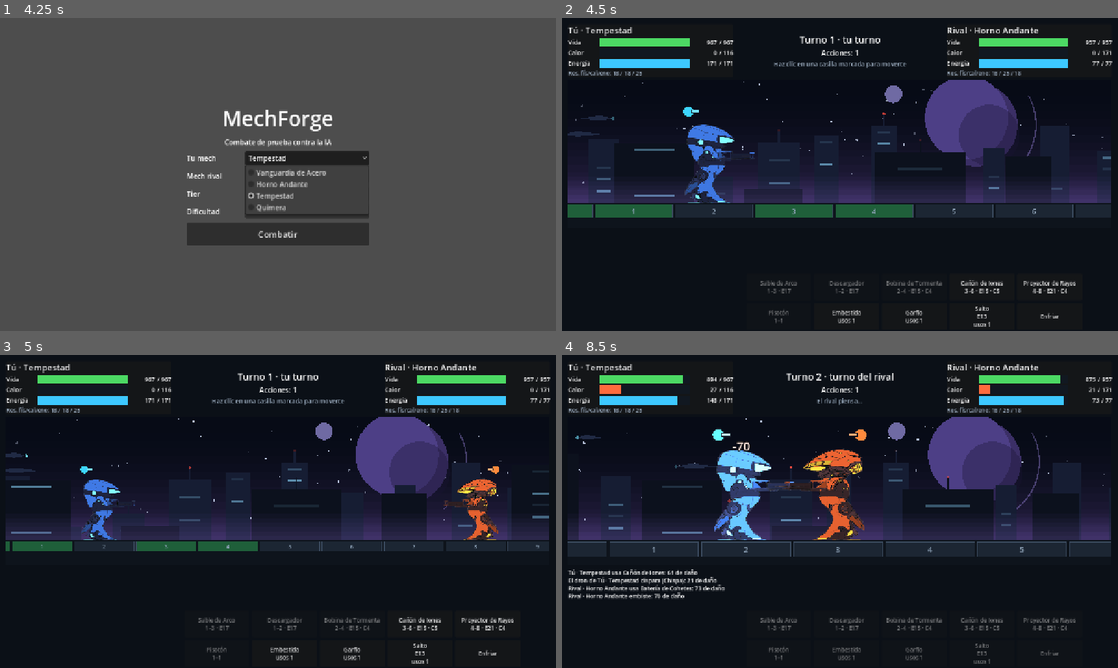
Above: before the commit, frames 1-4 (two rows, left to right).
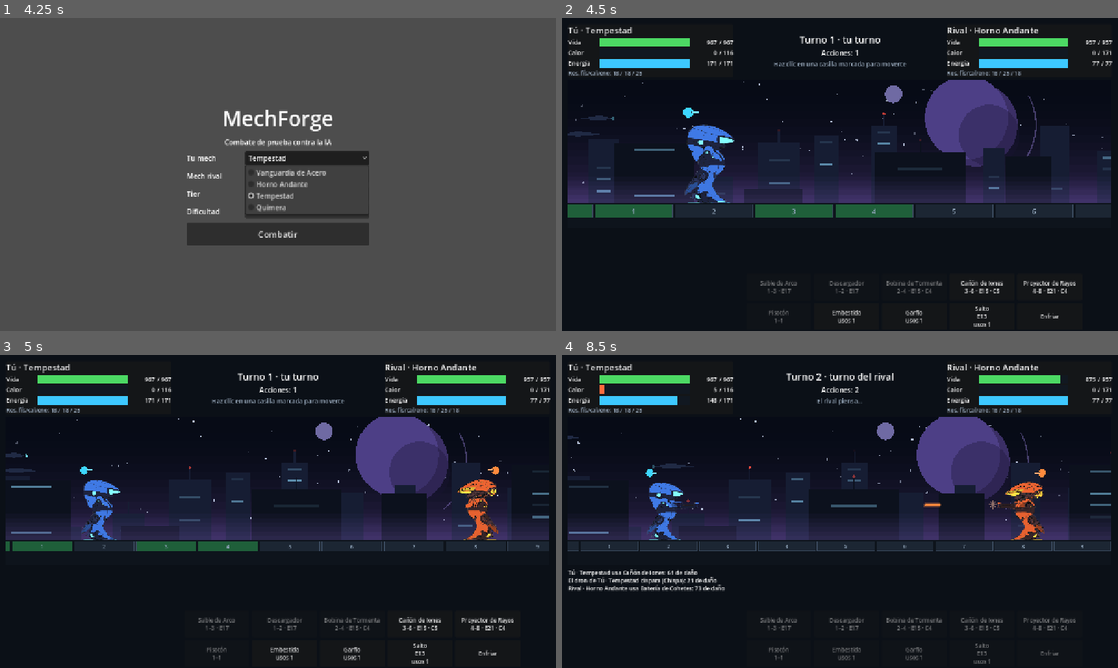
Above: after the commit, the same moments.

Repository: christianescamilla15-cell/mechforge
Game: Godot game, scene res://scenes/main.tscn
Same seed, same stepped clock (60 frames per second), same inputs: the game is played once before the commit and once after it.
Inputs (mouse positions are in pixels of both pictures, inside the frame that each line leads up to):
- Up to frame 1 (4.25 s): click "Normal" at 0.5 s; click "Normal" at 1.25 s; click "Vanguardia de Acero" at 2 s; click "Avanzada" at 2.75 s; click "Tempestad" at 3.5 s
- Up to frame 2 (4.5 s): click "Combatir" at 4.25 s
- Up to frame 3 (5 s): no input
- Up to frame 4 (8.5 s): click "Cañón de Iones 3–6 · E15 · C5" at 5 s; tap Enter at 5.75 s; drag from (840, 492) to (895, 442) at 5.77 s; drag from (728, 527) to (812, 574) at 6.52 s; move the mouse to (895, 442) at 7.27 s; tap Ctrl at 7.35 s; click (895, 442) at 7.42 s; drag from (812, 574) to (673, 464) at 8.02 s

Frame 1 is identical in both runs. In frame 2, 0.2% of the frame differs, in the area x 21-35%, y 28-46%; in frame 3, 0.4%; in frame 4, 12%, in the area x 1-99%, y 6-78%.

Commit message:
feat: first combat animations and a clip recorder for review
Animations (GDD 12.2), all driven by the engine's event replay:
- the chest cannon stays inside the torso and deploys the first time a
  ranged weapon is used in a battle; it recoils on every shot
- muzzle flash, a travelling projectile in the element's color, sparks
  on impact and a camera shake scaled by the damage
- idle breathing, a bounce while moving, a hovering drone
- a shut-down mech slumps forward; a destroyed one explodes and falls
- the bonus ship flies over the arena and the crate drops onto its cell

tools/clip.ps1 records a real automated battle with Godot's movie mode
and tools/art/movie_to_gif.py turns the arena area into a short GIF, so
each animation group can be shown to the user before it is accepted.

Checked on a recorded battle (frames reviewed); 137 tests passing.

Co-Authored-By: Claude Fable 5.2 <noreply@anthropic.com>

Diff:
--- a/scenes/battle/arena_view.gd
+++ b/scenes/battle/arena_view.gd
@@ -50,12 +50,18 @@
 ## Capa del mundo: suelo, mechs y textos. La camara la mueve y la escala.
 var _world := Node2D.new()
 var _floor := Node2D.new()
+## Proyectiles, fogonazos y demas efectos, por delante de los mechs.
+var _fx := Node2D.new()
 ## Avisos que van por encima del mundo y no se mueven con la camara.
 var _overlay := Node2D.new()
 ## Punto del mundo que queda en el centro de la vista; negativo = sin fijar.
 var _camera_x := -1.0
 var _zoom := 1.0
 var _time := 0.0
+## Fuerza de la sacudida de camara en curso.
+var _shake := 0.0
+## Caida de la bonificacion desde la nave: 0 arriba, 1 en el suelo.
+var _drop_fall := 1.0
 
 
 func _ready() -> void:
@@ -70,6 +76,7 @@
 		var view := MechView.new()
 		_world.add_child(view)
 		mechs.append(view)
+	_world.add_child(_fx)
 	mouse_exited.connect(_on_mouse_exited)
 
 
@@ -78,6 +85,8 @@
 	_follow(delta)
 	queue_redraw()
 	_overlay.queue_redraw()
+	if _drop_fall < 1.0:
+		_floor.queue_redraw()
 
 
 func world_width() -> float:
@@ -134,6 +143,124 @@
 func _on_float_done(label: Label, cell: int) -> void:
 	label.queue_free()
 	_floating[cell] = maxi(0, _floating.get(cell, 1) - 1)
+
+
+# --- Efectos (coordenadas del mundo) ---------------------------------------------
+
+
+## Disparo completo de un mech a otro: despliega el arma si hace falta,
+## retroceso, fogonazo, proyectil y chispas al llegar.
+func fire_between(actor: int, target: int, color: Color, seconds: float, from_drone: bool) -> void:
+	var shooter := mechs[actor]
+	if not from_drone:
+		var deploying := shooter.deploy(seconds * 0.9)
+		if deploying != null:
+			await deploying.finished
+		shooter.fire(seconds * 0.6)
+	var from := shooter.muzzle_point(from_drone)
+	var to := mechs[target].hit_point()
+	flash(from, color, 30.0, seconds * 0.4)
+	var travel := clampf(from.distance_to(to) / 2400.0, 0.07, 0.4) * clampf(seconds * 2.5, 0.2, 1.0)
+	await shoot(from, to, color, travel).finished
+	sparks(to, color, seconds * 0.6)
+
+
+## Proyectil luminoso que viaja de un punto a otro.
+func shoot(from: Vector2, to: Vector2, color: Color, seconds: float) -> Tween:
+	var bolt := Node2D.new()
+	var direction := (to - from).normalized()
+	for layer: Array in [[16.0, 0.3], [7.0, 1.0]]:
+		var line := Line2D.new()
+		line.width = layer[0]
+		line.default_color = Color(color.r, color.g, color.b, layer[1])
+		line.begin_cap_mode = Line2D.LINE_CAP_ROUND
+		line.end_cap_mode = Line2D.LINE_CAP_ROUND
+		line.points = PackedVector2Array([Vector2.ZERO, -direction * 54.0])
+		bolt.add_child(line)
+	bolt.position = from
+	_fx.add_child(bolt)
+	var tween := create_tween()
+	tween.tween_property(bolt, "position", to, seconds)
+	tween.tween_callback(bolt.queue_free)
+	return tween
+
+
+## Fogonazo: una estrella que se encoge y se apaga.
+func flash(at: Vector2, color: Color, radius: float, seconds: float) -> void:
+	var star := Polygon2D.new()
+	var points := PackedVector2Array()
+	for i in 16:
+		var reach := radius if i % 2 == 0 else radius * 0.42
+		points.append(Vector2.from_angle(TAU * i / 16.0) * reach)
+	star.polygon = points
+	star.color = color.lightened(0.5)
+	star.position = at
+	_fx.add_child(star)
+	var tween := create_tween()
+	tween.tween_property(star, "scale", Vector2(0.2, 0.2), seconds)
+	tween.parallel().tween_property(star, "modulate:a", 0.0, seconds)
+	tween.tween_callback(star.queue_free)
+
+
+## Chispas que saltan del punto de impacto.
+func sparks(at: Vector2, color: Color, seconds: float) -> void:
+	for i in 9:
+		var ray := Line2D.new()
+		ray.width = 3.0
+		ray.default_color = color.lightened(0.4)
+		var direction := Vector2.from_angle(TAU * (i + _noise(i, _time)) / 9.0)
+		ray.points = PackedVector2Array([direction * 8.0, direction * 22.0])
+		ray.position = at
+		_fx.add_child(ray)
+		var tween := create_tween()
+		tween.tween_property(
+			ray, "position", at + direction * (36.0 + 30.0 * _noise(i, 9.0)), seconds
+		)
+		tween.parallel().tween_property(ray, "modulate:a", 0.0, seconds)
+		tween.tween_callback(ray.queue_free)
+
+
+## Explosion: varios fogonazos escalonados y una sacudida fuerte.
+func explode(at: Vector2, seconds: float) -> void:
+	shake(14.0)
+	var colors := [Color("ffd27a"), Color("ff8a3d"), Color("fff3d6"), Color("ff5a3d")]
+	for i in colors.size():
+		var offset := Vector2(_noise(i, 21.0) - 0.5, _noise(i, 22.0) - 0.5) * 120.0
+		var delay := create_tween()
+		delay.tween_interval(seconds * 0.18 * i)
+		delay.tween_callback(flash.bind(at + offset, colors[i], 70.0 + 20.0 * i, seconds * 0.5))
+		delay.tween_callback(sparks.bind(at + offset, colors[i], seconds * 0.5))
+
+
+## Sacudida de camara; se apaga sola.
+func shake(strength: float) -> void:
+	_shake = maxf(_shake, strength)
+
+
+## La nave pasa sobre la arena y suelta la bonificacion, que cae a su casilla.
+func ship_drop(drop: Dictionary, seconds: float) -> void:
+	_drop = drop.duplicate()
+	_drop_fall = 0.0
+	var target := cell_point(drop["cell"])
+	var ship := Polygon2D.new()
+	ship.polygon = PackedVector2Array(
+		[Vector2(92, 0), Vector2(20, -22), Vector2(-70, -16), Vector2(-104, 6), Vector2(-30, 18)]
+	)
+	ship.color = Color("33456e")
+	ship.position = Vector2(target.x - 1100.0, -470.0)
+	_fx.add_child(ship)
+	var fly := create_tween()
+	fly.tween_property(ship, "position:x", target.x + 1100.0, seconds * 1.7)
+	fly.tween_callback(ship.queue_free)
+	var fall := create_tween()
+	fall.tween_interval(seconds * 0.8)
+	(
+		fall
+		. tween_property(self, "_drop_fall", 1.0, seconds * 0.7)
+		. set_trans(Tween.TRANS_BOUNCE)
+		. set_ease(Tween.EASE_OUT)
+	)
+	await fall.finished
 
 
 # --- Camara ------------------------------------------------------------------
@@ -162,6 +289,9 @@
 		_camera_x = clampf(_camera_x, half, world_width() - half)
 	_world.scale = Vector2(_zoom, _zoom)
 	_world.position = Vector2(size.x / 2.0 - _camera_x * _zoom, size.y - FLOOR_MARGIN)
+	if _shake > 0.0:
+		_world.position += Vector2(sin(_time * 71.0), cos(_time * 53.0)) * _shake
+		_shake = maxf(0.0, _shake - delta * 36.0)
 
 
 ## Cuanto se ha desplazado la camara desde el centro del campo.
@@ -199,7 +329,7 @@
 
 ## La bonificacion como una caja sobre su casilla, del color de su tipo.
 func _draw_drop(font: Font) -> void:
-	var center := Vector2(cell_point(_drop["cell"]).x, -44.0)
+	var center := Vector2(cell_point(_drop["cell"]).x, -44.0 - 430.0 * (1.0 - _drop_fall))
 	var color: Color = DROP_COLORS.get(_drop["kind"], Color.WHITE)
 	var box := Rect2(center - Vector2(34, 28), Vector2(68, 56))
 	_floor.draw_rect(box, color.darkened(0.55))
--- a/scenes/battle/battle_screen.gd
+++ b/scenes/battle/battle_screen.gd
@@ -148,11 +148,17 @@
 			if attacker_cell != _state[actor]["pos"] and event != "weapon":
 				await _arena.mechs[actor].move_to(_arena.cell_point(attacker_cell), step).finished
 				_arena.update_facing()
-			if event != "drone":
+			var shot_color := _shot_color(entry, actor)
+			if event == "drone":
+				await _arena.fire_between(actor, target, shot_color, step, true)
+			elif _is_ranged(entry, actor):
+				await _arena.fire_between(actor, target, shot_color, step, false)
+			else:
 				_arena.mechs[actor].lunge(step)
 			var damage: int = entry.get("damage", 0)
 			if damage > 0:
 				_arena.mechs[target].hit(step)
+				_arena.shake(clampf(damage / 30.0, 2.0, 9.0))
 				_arena.float_text(_state[target]["pos"], "-%d" % damage, COLOR_DAMAGE)
 			var heat_gain: int = snapshot[target]["heat"] - _state[target]["heat"]
 			if heat_gain > 0:
@@ -177,21 +183,41 @@
 		"regen":
 			pass
 		"drop_spawn":
-			_arena.set_drop(entry["drop"])
-			await get_tree().create_timer(step).timeout
+			await _arena.ship_drop(entry["drop"], step * 1.6)
 		"drop_taken":
 			var percent := roundi(float(entry["amount"]) * 100.0)
 			var label := "+%d %% %s" % [percent, Txt.t("drop_%s_short" % entry["kind"])]
 			_arena.float_text(snapshot[entry["who"]]["pos"], label, COLOR_DROP)
 			await get_tree().create_timer(step).timeout
 		"win":
-			await get_tree().create_timer(step).timeout
+			var loser := 1 - int(entry["winner"])
+			_arena.explode(_arena.mechs[loser].hit_point(), step * 2.0)
+			await _arena.mechs[loser].destroy(step * 2.0).finished
 
 	_state = [snapshot[0], snapshot[1]]
 	# Cada evento trae la bonificacion que queda en la arena tras el.
 	_arena.set_drop(entry.get("drop", {}))
 	_arena.update_facing()
 	_show_state()
+
+
+## Pieza con la que se hizo la jugada de un evento, o null.
+func _event_def(entry: Dictionary, actor: int) -> ItemDef:
+	var slot: String = entry.get("slot", "")
+	if slot != "" and engine.mechs[actor].slots.has(slot):
+		return engine.mechs[actor].slots[slot].def
+	return null
+
+
+## Las armas que no son cuerpo a cuerpo disparan un proyectil.
+func _is_ranged(entry: Dictionary, actor: int) -> bool:
+	var def := _event_def(entry, actor)
+	return entry["event"] == "weapon" and def != null and not def.has_tag(ItemDef.TAG_MELEE)
+
+
+func _shot_color(entry: Dictionary, actor: int) -> Color:
+	var def := _event_def(entry, actor)
+	return MechView.ELEMENT_COLORS[def.element] if def != null else Color.WHITE
 
 
 ## Juega el turno del jugador usando los controles de la interfaz.
--- a/scenes/battle/mech_sprites.gd
+++ b/scenes/battle/mech_sprites.gd
@@ -47,7 +47,12 @@
 
 ## Dibuja una pieza (torso, piernas o un arma montada) anclada a la cintura.
 func draw_piece(
-	canvas: CanvasItem, set_name: String, kind: String, element: int, tint: Color
+	canvas: CanvasItem,
+	set_name: String,
+	kind: String,
+	element: int,
+	tint: Color,
+	offset := Vector2.ZERO
 ) -> void:
 	var anchors := _load_anchors(set_name)
 	if not anchors.get(kind) is Dictionary:
@@ -56,8 +61,18 @@
 	if texture == null:
 		return
 	var anchor := Vector2(anchors[kind]["hip"][0], anchors[kind]["hip"][1])
-	var top_left := hip_point() - anchor * UNIT_SCALE
+	var top_left := hip_point() - anchor * UNIT_SCALE + offset
 	canvas.draw_texture_rect(texture, Rect2(top_left, texture.get_size() * UNIT_SCALE), false, tint)
+
+
+## Punta delantera de una pieza (la boca de un arma), respecto a los pies.
+func piece_tip(set_name: String, kind: String) -> Vector2:
+	var piece: Variant = _load_anchors(set_name).get(kind)
+	if not piece is Dictionary:
+		return hip_point()
+	var forward := (float(piece["size"][0]) - float(piece["hip"][0])) * UNIT_SCALE
+	var middle := (float(piece["size"][1]) / 2.0 - float(piece["hip"][1])) * UNIT_SCALE
+	return hip_point() + Vector2(forward, middle)
 
 
 static func _available(names: Array[String], kind: String) -> Array[String]:
--- a/scenes/battle/mech_view.gd
+++ b/scenes/battle/mech_view.gd
@@ -17,6 +17,9 @@
 const CHEST_SET := "ligero_18"
 ## Cuanto suben las armas provisionales para quedar sobre el torso nuevo.
 const SPRITE_WEAPON_LIFT := -44.0
+## Cuanto retrocede el arma al disparar y cuanto queda metida al guardarse.
+const RECOIL := 16.0
+const RETRACT := 78.0
 
 var build: MechBuild
 ## 1 si mira a la derecha, -1 si mira a la izquierda.
@@ -27,6 +30,16 @@
 var _base_position := Vector2.ZERO
 ## Arte por piezas del mech; null mientras no este exportado (se usan bloques).
 var _sprites: MechSprites
+var _time := 0.0
+var _walking := false
+## Retroceso del arma, en unidades hacia atras.
+var _recoil := 0.0
+## Cuanto ha salido el arma del torso: 0 guardada, 1 desplegada.
+var _deploy := 0.0
+var _deployed := false
+## Cuanto se ha desplomado por estar apagado, de 0 a 1.
+var _slump := 0.0
+var _dead := false
 
 
 func setup(p_build: MechBuild, p_facing: int) -> void:
@@ -43,6 +56,8 @@
 
 func set_heat(ratio: float, p_shut_down: bool = false) -> void:
 	heat_ratio = clampf(ratio, 0.0, 1.3)
+	if p_shut_down != shut_down:
+		create_tween().tween_property(self, "_slump", 1.0 if p_shut_down else 0.0, 0.35)
 	shut_down = p_shut_down
 	queue_redraw()
 
@@ -57,6 +72,8 @@
 	_base_position = at
 	var tween := create_tween()
 	tween.tween_property(self, "position", at, seconds).set_trans(Tween.TRANS_SINE)
+	_walking = true
+	tween.finished.connect(func() -> void: _walking = false)
 	return tween
 
 
@@ -80,22 +97,100 @@
 	return tween
 
 
+func _process(delta: float) -> void:
+	_time += delta
+	queue_redraw()
+
+
+## True si este mech lleva el canon que se despliega del pecho.
+func has_cannon() -> bool:
+	return _sprites != null and build != null and not build.tops.is_empty()
+
+
+## Saca el arma de dentro del torso la primera vez que se usa en el combate.
+## Devuelve null si ya estaba desplegada o no tiene.
+func deploy(seconds: float) -> Tween:
+	if _deployed or not has_cannon():
+		return null
+	_deployed = true
+	var tween := create_tween()
+	tween.tween_property(self, "_deploy", 1.0, seconds).set_trans(Tween.TRANS_BACK).set_ease(
+		Tween.EASE_OUT
+	)
+	return tween
+
+
+## Retroceso del arma al disparar.
+func fire(seconds: float) -> void:
+	var tween := create_tween()
+	tween.tween_property(self, "_recoil", RECOIL, seconds * 0.15)
+	tween.tween_property(self, "_recoil", 0.0, seconds * 0.85).set_trans(Tween.TRANS_SINE)
+
+
+## Punto del que sale el disparo, en las coordenadas del padre: la boca del
+## canon, o el dron si dispara el.
+func muzzle_point(from_drone: bool) -> Vector2:
+	var local := Vector2(-70.0, -206.0 + SPRITE_WEAPON_LIFT)
+	if not from_drone:
+		local = Vector2(60.0, -110.0)
+		if has_cannon():
+			local = _sprites.piece_tip(CHEST_SET, "chest")
+	return position + Vector2(local.x * facing, local.y) * DRAW_SCALE
+
+
+## Punto del cuerpo donde impactan los disparos, en las coordenadas del padre.
+func hit_point() -> Vector2:
+	return position + Vector2(0.0, -120.0) * DRAW_SCALE
+
+
+## El mech cae destruido: se inclina, se hunde y se oscurece.
+func destroy(seconds: float) -> Tween:
+	_dead = true
+	var tween := create_tween()
+	(
+		tween
+		. tween_property(self, "rotation", -0.38 * facing, seconds)
+		. set_trans(Tween.TRANS_QUAD)
+		. set_ease(Tween.EASE_IN)
+	)
+	tween.parallel().tween_property(self, "position:y", _base_position.y + 26.0, seconds)
+	tween.parallel().tween_property(self, "modulate", Color(0.35, 0.33, 0.36), seconds)
+	return tween
+
+
+func _draw_sprites(dim: float) -> void:
+	var tint := _body_tint(dim)
+	# Vivo: respira; andando: rebota; apagado: se desploma hacia delante.
+	var breath := 0.0 if (shut_down or _dead) else sin(_time * 2.2) * 1.6
+	var bounce := -absf(sin(_time * 11.0)) * 5.0 if _walking else 0.0
+	var body := Vector2(_slump * 9.0, breath + bounce + _slump * 13.0)
+	_sprites.draw_piece(
+		self, _sprites.legs_set, "legs", build.legs.element, tint, Vector2(0, bounce * 0.4)
+	)
+	# El canon de pecho hace de arma superior hasta que el motor tenga el
+	# hueco de pecho (docs/CATALOGO_ARMAS.md). Mientras sale va por detras del
+	# torso, para que parezca que viene de dentro.
+	var cannon_at := body + Vector2((1.0 - _deploy) * -RETRACT - _recoil, 0.0)
+	var cannon_tint := Color(tint.r, tint.g, tint.b, clampf(_deploy * 1.5, 0.0, 1.0))
+	if has_cannon() and _deploy > 0.0 and _deploy < 1.0:
+		_sprites.draw_piece(self, CHEST_SET, "chest", build.tops[0].element, cannon_tint, cannon_at)
+	_sprites.draw_piece(self, _sprites.torso_set, "torso", build.torso.element, tint, body)
+	if has_cannon() and _deploy >= 1.0:
+		_sprites.draw_piece(self, CHEST_SET, "chest", build.tops[0].element, tint, cannon_at)
+	# Las demas armas todavia no tienen arte y no se pintan; solo el dron.
+	var hover := Vector2(0.0, SPRITE_WEAPON_LIFT + sin(_time * 3.1) * 4.0)
+	draw_set_transform(hover)
+	_draw_drone(dim)
+	draw_set_transform(Vector2.ZERO)
+
+
 func _draw() -> void:
 	if build == null:
 		return
 	var dim := 0.45 if shut_down else 1.0
 
 	if _sprites != null:
-		_sprites.draw(self, build.torso.element, build.legs.element, _body_tint(dim))
-		# Provisional: el canon de pecho hace de arma superior hasta que el
-		# motor tenga el hueco de pecho (docs/CATALOGO_ARMAS.md).
-		if not build.tops.is_empty():
-			_sprites.draw_piece(self, CHEST_SET, "chest", build.tops[0].element, _body_tint(dim))
-		# Las armas todavia no tienen arte: con el mech dibujado no se pintan
-		# sus bloques provisionales, que taparian el dibujo. Solo el dron.
-		draw_set_transform(Vector2(0.0, SPRITE_WEAPON_LIFT))
-		_draw_drone(dim)
-		draw_set_transform(Vector2.ZERO)
+		_draw_sprites(dim)
 		return
 	_draw_block_body(dim)
 
Not shown, added: tools/clip.ps1
